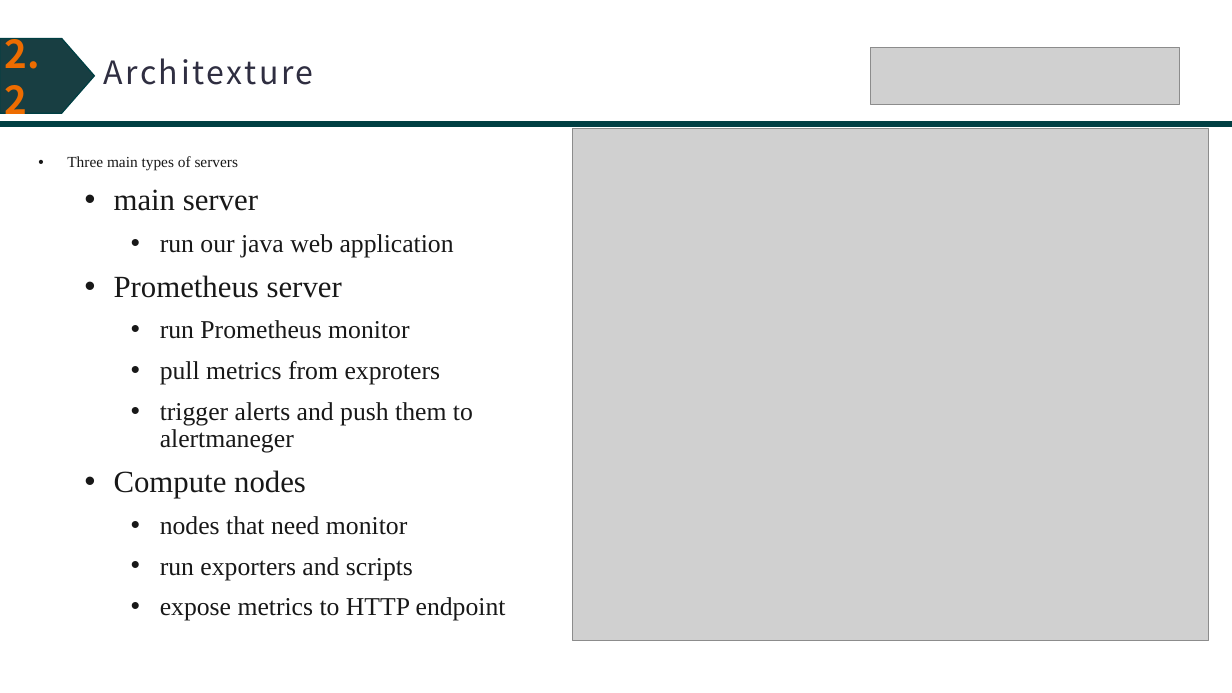
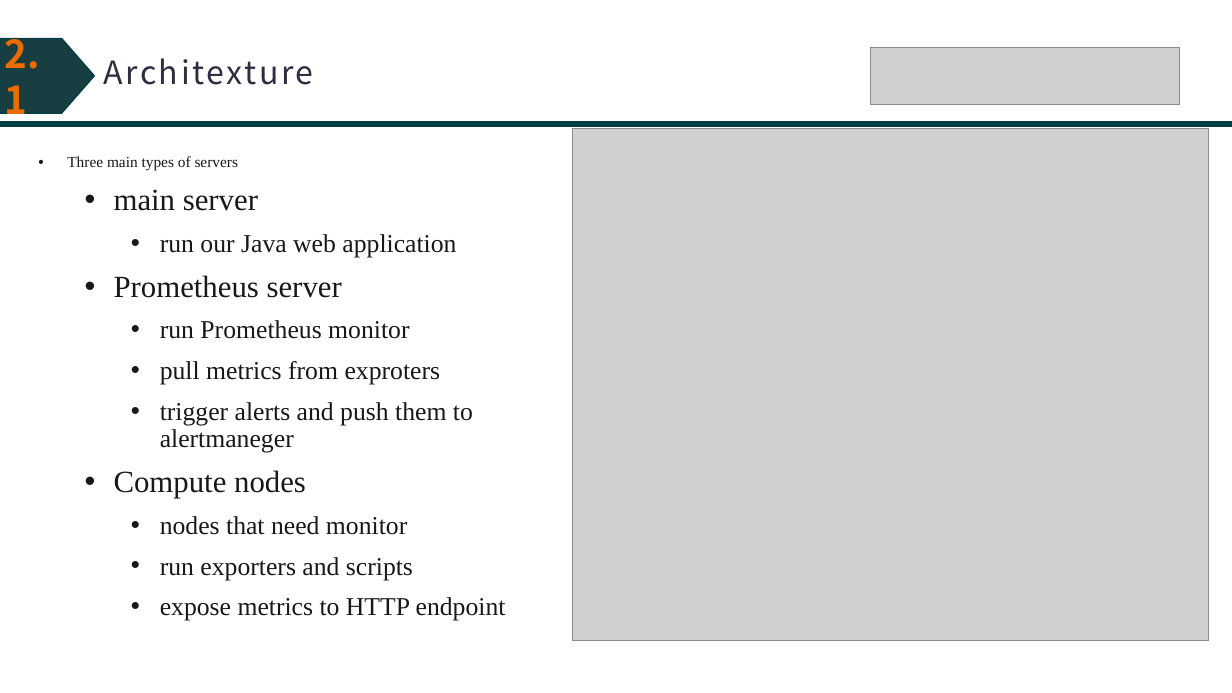
Before and after one commit to similar2/HPCAlertSystem, a slide deck: slide 8 of docs/HPC Monitor System Development.pptx (slide 10 before the commit). Drawn at 1232x693 pixels with LibreOffice and Linux fonts; fonts in the diff are those of the drawing; grey boxes stand for pictures. Boxes give left, top, right and bottom in pixels: in the first picture for what was removed or moved away, otherwise in the second. Text is boxed around its words. In the diff, an @@ line names an element or a change of style, - is before the commit and + after.

```diff
--- a/docs/HPC Monitor System Development.pptx
+++ b/docs/HPC Monitor System Development.pptx
@@ text in right arrow at [4, 28, 39, 121]: text changed @@
-2.2
+2.1
@@ text at [160, 234, 456, 257]: text changed @@
-    • run our java web application
+    • run our Java web application
```
Also in this commit, not shown: 14 other slides changed, 2 slides added, 19 slides removed.
